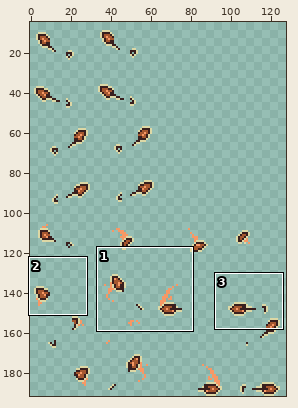
Sprite sheet, stored at assets/shovel.gif. The picture above shows the old version from afar; the outline marks the close-up.
Close-up. Earlier state:
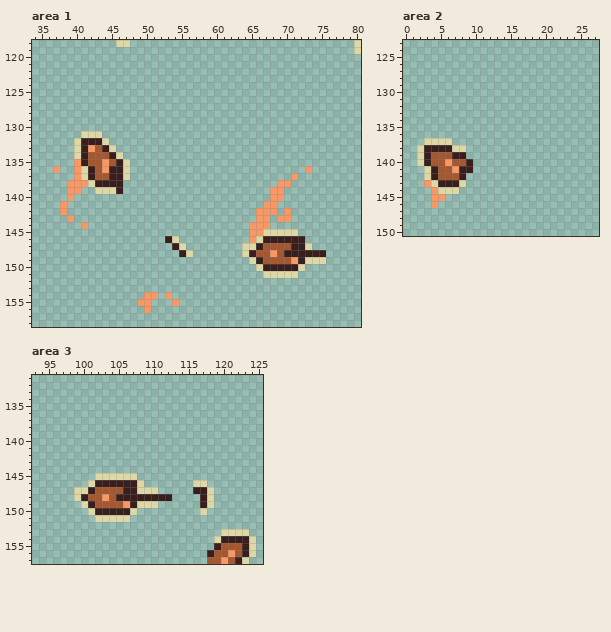
The file is 128x192 pixels. Shown: area 1: x 34..80, y 118..158; area 2: x 0..27, y 123..150; area 3: x 93..125, y 131..157. The wide view leaves out empty margins.
Once edited:
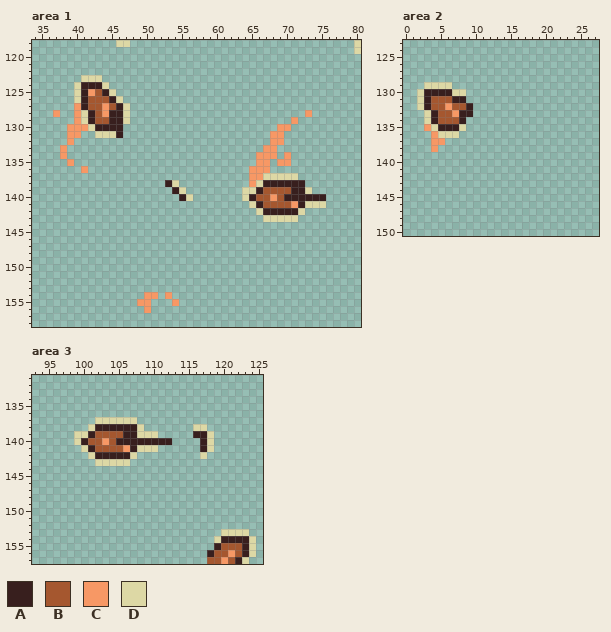
Palette (. is transparent): A #381f1e  B #a5572f  C #f79865  D #ddd8a5
The edit:
Area 1:
y 123: x 41..43 ... -> DDD
y 124: x 40..44 ..... -> DAAAD
y 125: x 40..45 ...... -> DACBAD
y 126: x 40..46 ....... -> DABBBAD
y 127: x 40..47 ........ -> CABBCBAD
y 128: x 37 . -> C; x 40..47 ........ -> CDABCAAD; x 73 . -> C
y 129: x 40..47 ........ -> CDABBAAD; x 71 . -> C
y 130: x 39..46 ........ -> CCCDAAAA; x 69..70 .. -> CC
y 131: x 39..42 ..DD -> CC..; x 44..46 ... -> DDA; x 68..69 .. -> CC
y 132: x 39..44 .DAAAD -> C.....; x 68..69 .. -> CC
y 133: x 38 . -> C; x 40..45 DACBAD -> ......; x 67..68 .. -> CC
y 134: x 38 . -> C; x 40..46 DABBBAD -> .......; x 66..68 ... -> CCC; x 70 . -> C
y 135: x 39..47 .CABBCBAD -> C........; x 66..67 .. -> CC; x 69..70 .. -> CC
y 136: x 37 C -> .; x 40..47 CDABCAAD -> .C......; x 65..67 ... -> CCC; x 73 C -> .
y 137: x 40..47 CDABBAAD -> ........; x 65..71 ......C -> CCDDDDD
y 138: x 39..46 CCCDAAAA -> ........; x 53..54 .. -> AD; x 65..72 ....CC.. -> CDAAAAAA
y 139: x 39..40 CC -> ..; x 43..46 DDDA -> ....; x 54..55 .. -> AD; x 64..73 ....CC.... -> DDABBBBAAD
y 140: x 39 C -> .; x 55..56 .. -> AD; x 64..67 .... -> DABB; x 69..75 C...... -> BAAAAAA
y 141: x 38 C -> .; x 65..75 ..CC....... -> DABBBBCADDD
y 142: x 38 C -> .; x 66..72 CCC.C.. -> DAAAAAD
y 143: x 39 C -> .; x 66..71 CC.CC. -> .DDDDD
y 144: x 41 C -> .; x 65..67 CCC -> ...
y 145: x 65..71 CCDDDDD -> .......
y 146: x 53..54 AD -> ..; x 65..72 CDAAAAAA -> ........
y 147: x 54..55 AD -> ..; x 64..73 DDABBBBAAD -> ..........
y 148: x 55..56 AD -> ..; x 64..75 DABBCBAAAAAA -> ............
y 149: x 65..75 DABBBBCADDD -> ...........
y 150: x 66..72 DAAAAAD -> .......
y 151: x 67..71 DDDDD -> .....
Area 2:
y 129: x 3..6 .... -> DDDD
y 130: x 2..8 ....... -> DAAAADD
y 131: x 2..8 ....... -> DABBBAA
y 132: x 2..9 ........ -> DABBCBBA
y 133: x 3..9 ....... -> DABBCAA
y 134: x 3..8 ...... -> DABBBA
y 135: x 3..8 ...... -> CDAAAD
y 136: x 4..7 .... -> CDDD
y 137: x 3..6 DDDD -> .CC.
y 138: x 2..8 DAAAADD -> ..C....
y 139: x 2..8 DABBBAA -> .......
y 140: x 2..9 DABBCBBA -> ........
y 141: x 3..9 DABBCAA -> .......
y 142: x 3..8 DABBBA -> ......
y 143: x 3..8 CDAAAD -> ......
y 144: x 4..7 CDDD -> ....
y 145: x 4..5 CC -> ..
y 146: x 4 C -> .
Area 3:
y 137: x 102..107 ...... -> DDDDDD
y 138: x 101..108 ........ -> DAAAAAAD; x 116..117 .. -> DD
y 139: x 99..110 ............ -> DDABBBBAADDD; x 116..118 ... -> AAD
y 140: x 99..112 .............. -> DABBCBAAAAAAAA; x 117..118 .. -> AD
y 141: x 100..110 ........... -> DABBBBCADDD; x 117..118 .. -> AD
y 142: x 101..107 ....... -> DAAAAAD; x 117 . -> D
y 143: x 102..106 ..... -> DDDDD
y 145: x 102..107 DDDDDD -> ......
y 146: x 101..108 DAAAAAAD -> ........; x 116..117 DD -> ..
y 147: x 99..110 DDABBBBAADDD -> ............; x 116..118 AAD -> ...
y 148: x 99..112 DABBCBAAAAAAAA -> ..............; x 117..118 AD -> ..
y 149: x 100..110 DABBBBCADDD -> ...........; x 117..118 AD -> ..
y 150: x 101..107 DAAAAAD -> .......; x 117 D -> .
y 151: x 102..106 DDDDD -> .....
